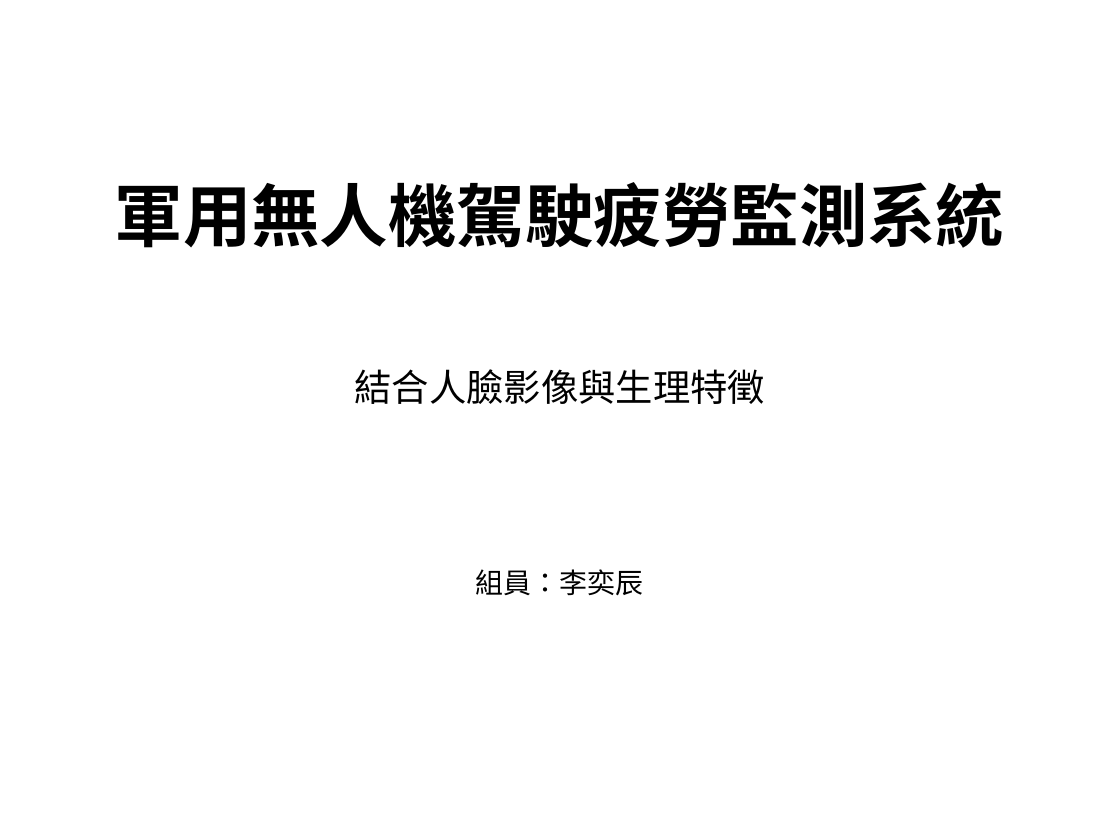
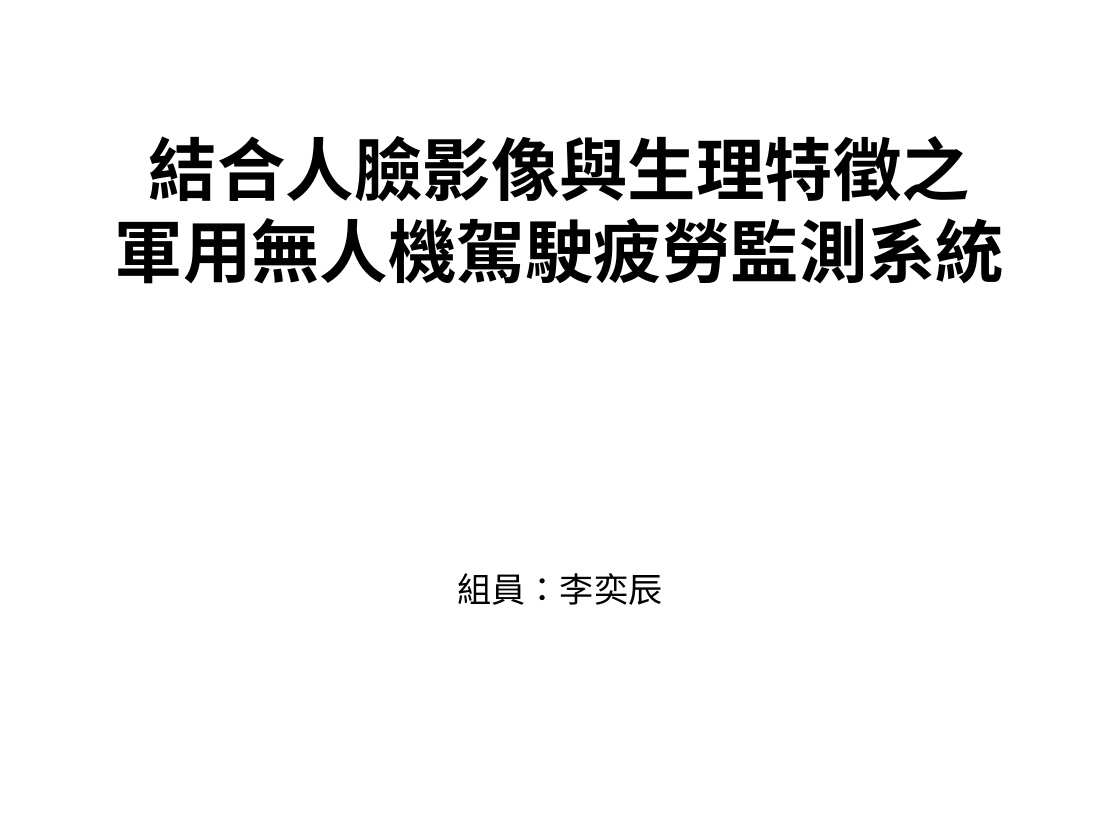
Before and after one commit to timmyc07/Non-contact-fatigue-detection-system, a slide deck: slide 1 of 實務專題簡報_疲勞監測系統.pptx. Drawn at 1120x840 pixels with LibreOffice and Linux fonts; fonts in the diff are those of the drawing; background and template pictures are left out. Boxes give left, top, right and bottom in pixels: in the first picture for what was removed or moved away, otherwise in the second. Text is boxed around its words. In the diff, an @@ line names an element or a change of style, - is before the commit and + after.

```diff
--- a/實務專題簡報_疲勞監測系統.pptx
+++ b/實務專題簡報_疲勞監測系統.pptx
@@ text "結合人臉影像與生理特徵之": place and size @@
-text "結合人臉影像與生理特徵之" at [115,182,1005,248]
+text "結合人臉影像與生理特徵之" at [115,136,1005,284]
@@ text at [149,136,970,202]: paragraph added @@
+結合人臉影像與生理特徵之
@@ text at [115,218,1005,284]: font Calibri to Noto Sans CJK JP in "軍用無人機駕駛疲勞監測系統" @@
@@ text removed at [355,369,766,404] @@
-結合人臉影像與生理特徵
@@ text "組員：李奕辰" at [457,573,662,605]: size 18 to 22 pt, font Calibri to Noto Sans CJK JP @@
```
Also in this commit, not shown: 13 other slides changed, 4 other files.
